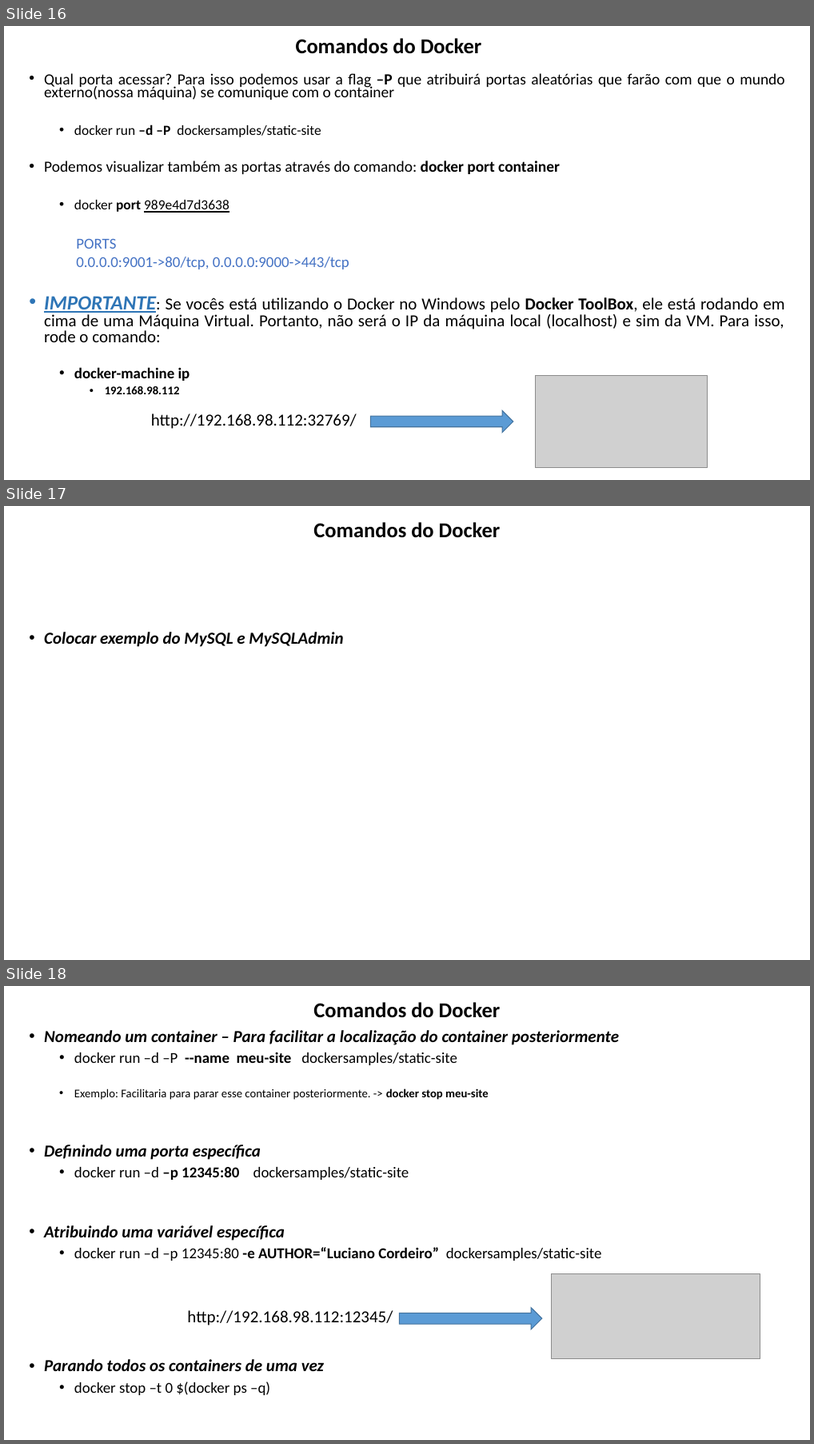
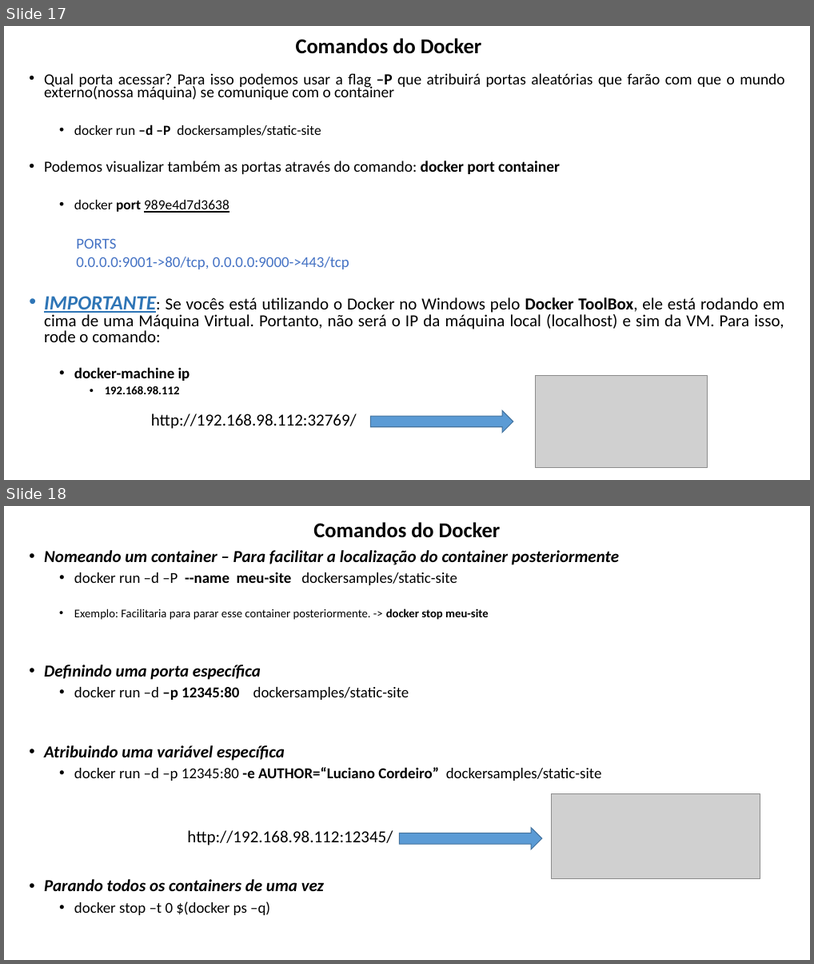
Before and after one commit to lacsousa/learning-docker, a slide deck: docs/docker-resumo.pptx. Shown one above the other, each under a label of ours: slides 16, 17 and 18 before the commit, slides 17 and 18 after it. The pictures are 814x1444 and 814x964 pixels, drawn with LibreOffice and Linux fonts; fonts in the diff are those of the drawing; grey boxes stand for pictures. Boxes give left, top, right and bottom in pixels: in the first picture for what was removed or moved away, otherwise in the second. Text is boxed around its words. In the diff, an @@ line names an element or a change of style, - is before the commit and + after.

```diff
--- a/docs/docker-resumo.pptx
+++ b/docs/docker-resumo.pptx
@@ slide 17 removed at (x1=4, y1=506, x2=810, y2=960), background #FFFFFF @@
@@ title removed at (x1=314, y1=522, x2=501, y2=538) @@
-Comandos do Docker
@@ text removed at (x1=44, y1=632, x2=343, y2=647) @@
-• Colocar exemplo do MySQL e MySQLAdmin
@@ what was slide 16 is now slide 17 @@
```
Also in this commit, not shown: 10 slides changed, 3 slides added, 2 other slides removed.
